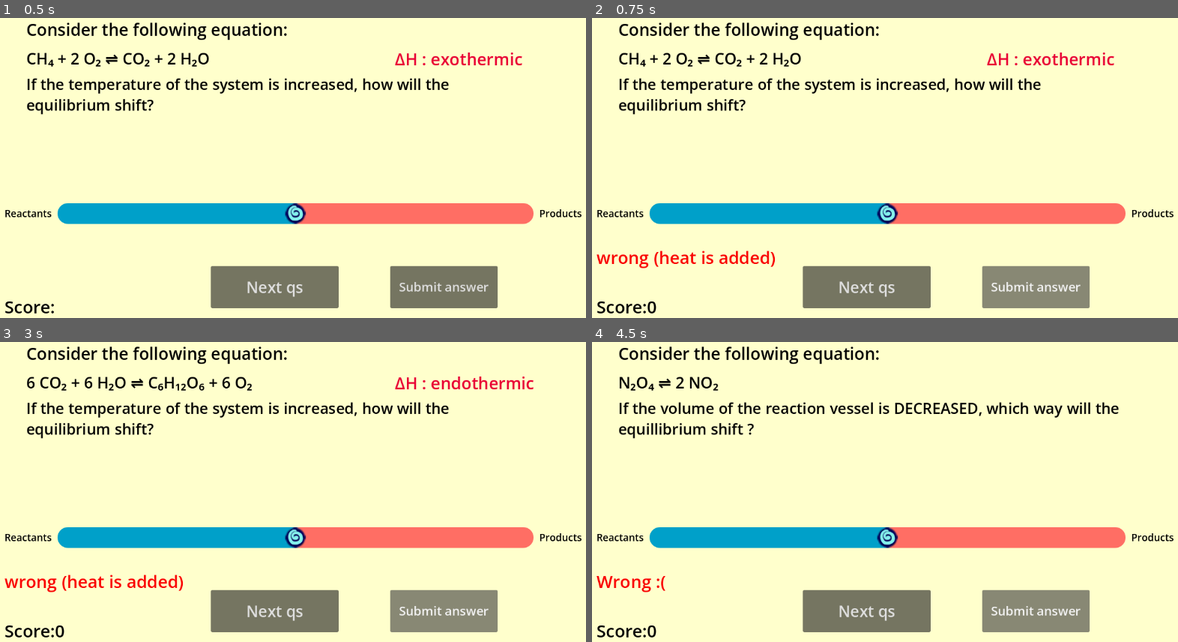
Above: before the commit, frames 1-4 (two rows, left to right).
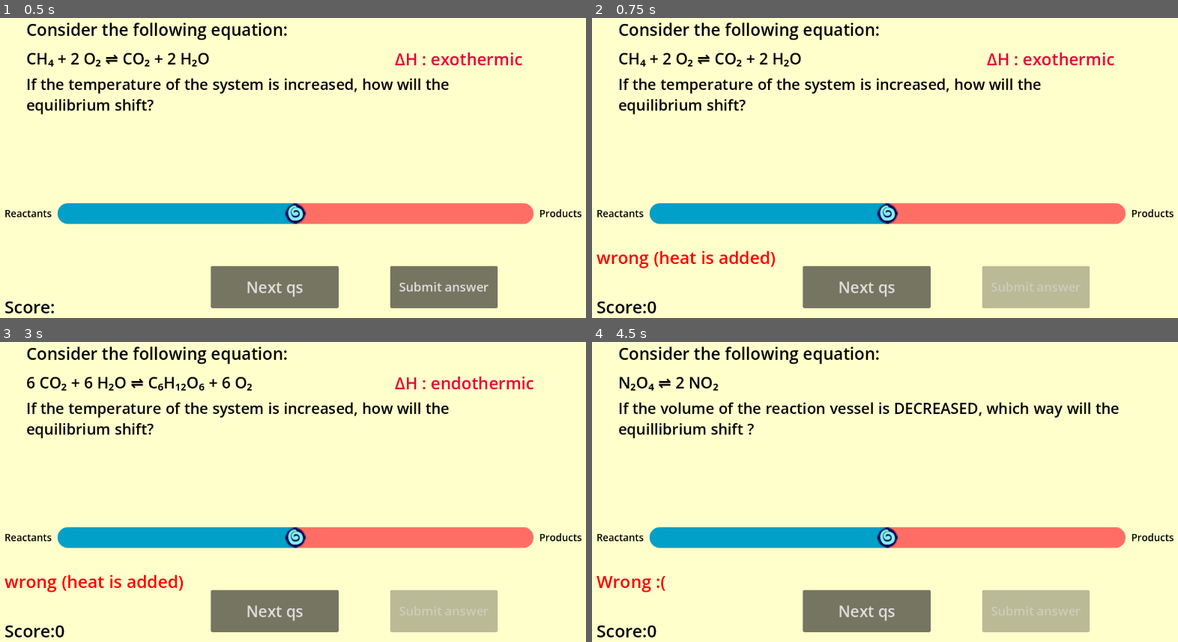
Above: after the commit, the same moments.

Repository: iisalut/Le-Chateliers-Principles-game
Game: Godot game, scene res://quiz.tscn
The game is run twice, just before and just after one commit, with the same random seed, the same clock (stepped at 60 frames per second) and the same inputs. The project has no main scene, so this scene is started directly.
Inputs:
- Up to frame 1 (0.5 s): no input
- Up to frame 2 (0.75 s): click "Submit answer" at 0.5 s
- Up to frame 3 (3 s): click "Next qs" at 1.25 s; click "Next qs" at 2 s; click "Submit answer" at 2.75 s
- Up to frame 4 (4.5 s): click "Next qs" at 3.5 s; click "Submit answer" at 4.25 s

Frame 1 is identical in both runs. In frame 2, 2.5% of the frame differs, in the area x 66-85%, y 82-97%; in frame 3, 2.5%; in frame 4, 2.5%.

Commit message:
fixed submit button bug

Diff:
--- a/actual-le-chateliers/game_manager.gd
+++ b/actual-le-chateliers/game_manager.gd
@@ -189,19 +189,6 @@
 
 var actual_final_ans_qc=0.0
 func sig_fig_fixer(corr_Qc, sig_fig_num: int):
-
-	#corr_Qc=snapped(corr_Qc,0.001)
-	#var corr_Qc_string =str(corr_Qc)
-	#if corr_Qc_string.get_slice(".",0).length()==1:
-		#if corr_Qc_string.get_slice(".",0)=="0":
-			#corr_Qc_string_final=corr_Qc_string.substr(0,5)
-		#else:
-			#corr_Qc_string_final=corr_Qc_string.substr(0,4)
-	#else:
-		#corr_Qc_string_final=corr_Qc_string.substr(0,4)
-		#
-	#print("correct Qc answer will be "+corr_Qc_string_final)
-	#return corr_Qc_string_final
 	var corr_Qc_string_final=" "
 	var corr_Qc_string_form=str(corr_Qc)
 	var valid_sig_figs_counter=0
@@ -243,8 +230,9 @@
 	var float_Qc=float(user_Qc)
 	corr_Qc=snapped(corr_Qc,0.000001)
 	var final_corr_Qc=sig_fig_fixer(corr_Qc,3)
+	print("correct Qc is "+str(final_corr_Qc))
 	if(corr_Qc>curr_Kc):
-		print("right now"+str(final_corr_Qc)+" > "+str(curr_Kc))
+		print("right now "+str(final_corr_Qc)+" > "+str(curr_Kc))
 		if((final_corr_Qc==float_Qc) and (value<0)):
 			answer_label.text="correct ! both value"
 			score+=1
@@ -256,14 +244,14 @@
 			answer_label.text="Slider and Qc values wrong"
 	else:
 		if(corr_Qc<curr_Kc):
-			print("right now"+str(final_corr_Qc)+" < "+str(curr_Kc))
+			print("right now "+str(final_corr_Qc)+" < "+str(curr_Kc))
 			if((final_corr_Qc==float_Qc) and (value>0)):
 				answer_label.text="correct ! both value"
 				score+=1
 			elif(final_corr_Qc==float_Qc):
 				answer_label.text="slider value wrong"
 			elif(value>0):
-				answer_label.text="Qc value wrong"
+				answer_label.text="Qc value wrong."
 			else:
 				answer_label.text="Slider and Qc values wrong"
 	score_label.text= "Score:"+str(score)
@@ -349,17 +337,25 @@
 	display_temp()
 	print(" num1: "+str(conc_num1)+" num2: "+str(conc_num2)+" num3: "+str(conc_num3)+" num4: "+str(conc_num4))
 
+var submit_click_count=0
 func _on_submit_button_pressed() -> void: # displays answer label
 	var slider_value= slider.value
+	submit_click_count+=1
 	if (qs_type== 1):
 		check_temp_ans(slider_value)
+		$submit_button.disabled=true
 	elif (qs_type==2):
 		check_vol_ans(slider_value)
+		$submit_button.disabled=true
 	else:
 		check_conc_ans(line_edit.text,slider_value)
+		print("submit btn click count for qs type 3: "+str(submit_click_count))
+		if submit_click_count>=2:
+			$submit_button.disabled=true
 
 func _on_button_pressed() -> void: # loads in new qs type out of 3 total
 
+	$submit_button.disabled=false
 	line_edit.hide()
 	enthalpy_label.text=""
 	question_description.text=" "
Not shown: 1 places in actual-le-chateliers/quiz.tscn that only renumber resources
